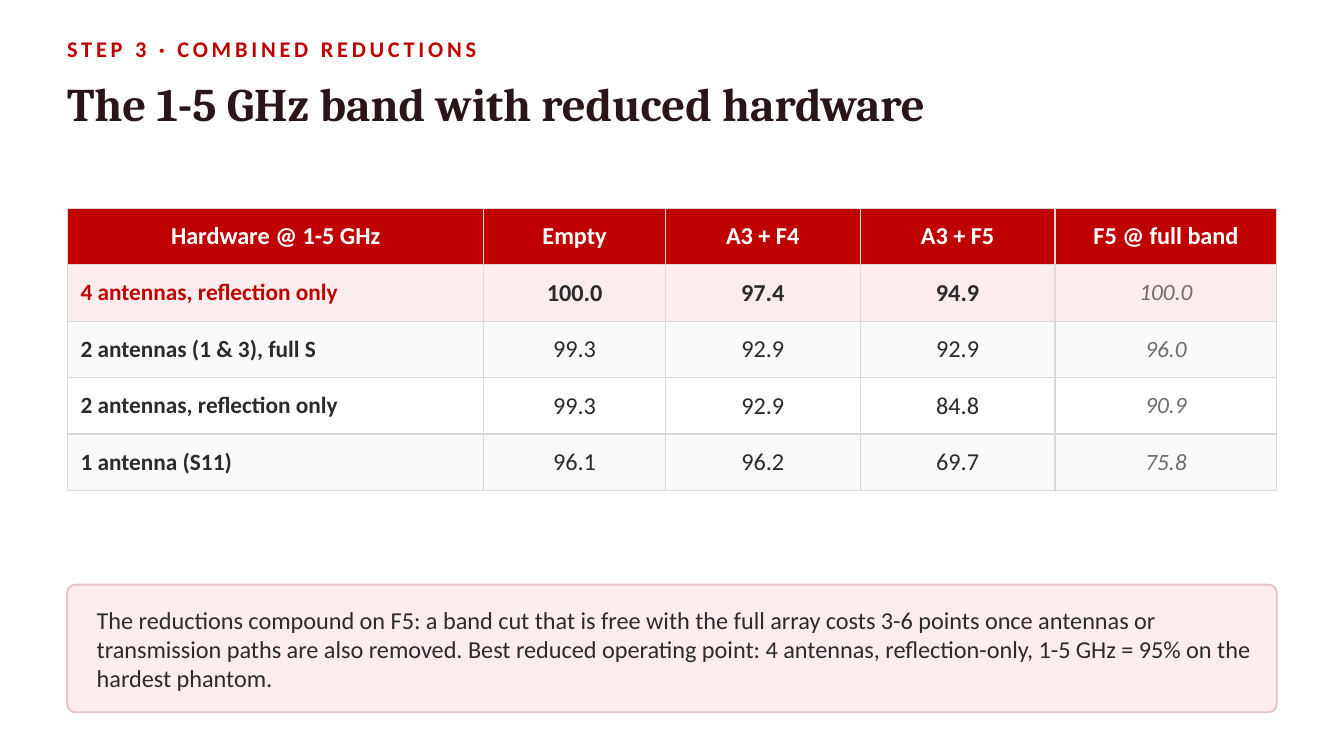
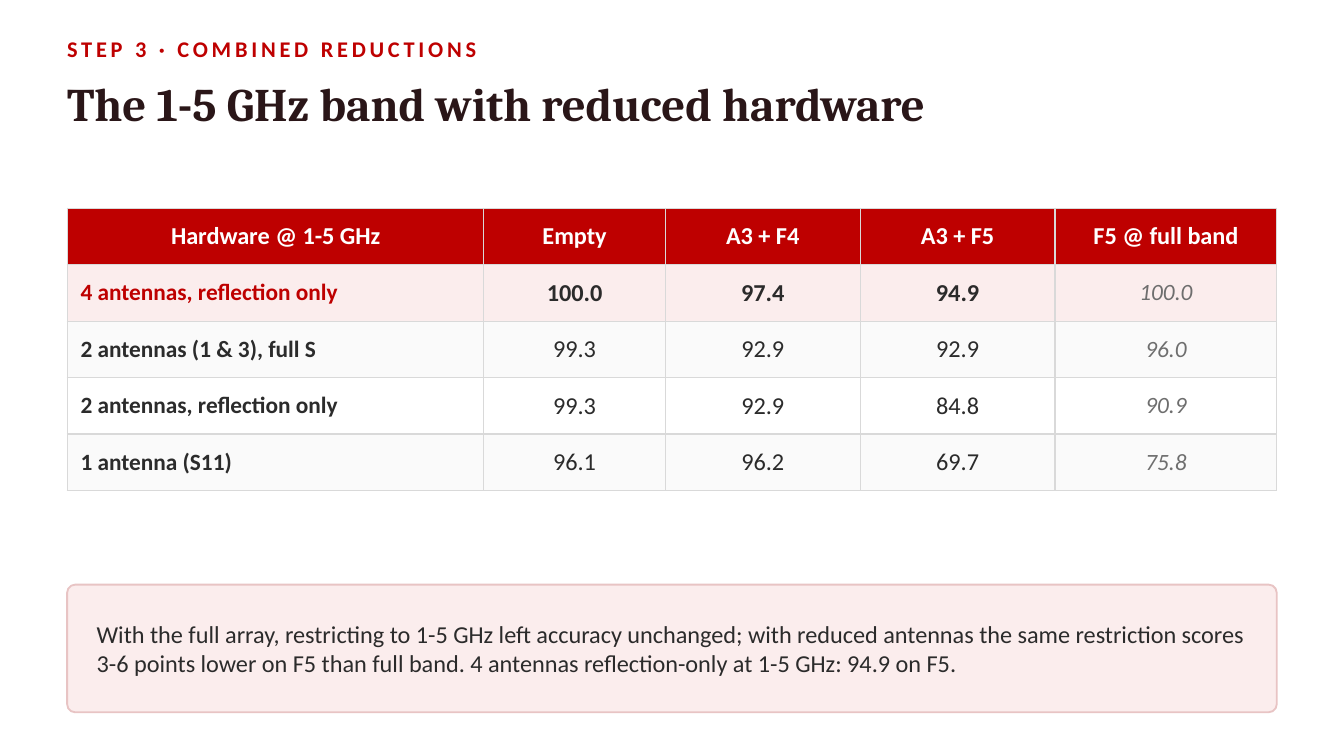
Before and after one commit to pmart1534/microwave-phantom-localization-cnn-mlp, a slide deck: slide 6 of presentation/Frequency_Reduction.pptx. Drawn at 1344x756 pixels with LibreOffice and Linux fonts; fonts in the diff are those of the drawing. Boxes give left, top, right and bottom in pixels: in the first picture for what was removed or moved away, otherwise in the second. Text is boxed around its words. In the diff, an @@ line names an element or a change of style, - is before the commit and + after.

```diff
--- a/presentation/Frequency_Reduction.pptx
+++ b/presentation/Frequency_Reduction.pptx
@@ text at (97,626,1244,676): text changed @@
-The reductions compound on F5: a band cut that is free with the full array costs 3-6 points once antennas or transmission paths are also removed. Best reduced operating point: 4 antennas, reflection-only, 1-5 GHz = 95% on the hardest phantom.
+With the full array, restricting to 1-5 GHz left accuracy unchanged; with reduced antennas the same restriction scores 3-6 points lower on F5 than full band. 4 antennas reflection-only at 1-5 GHz: 94.9 on F5.
```
Also in this commit, not shown: 11 other slides changed, 3 other files.
